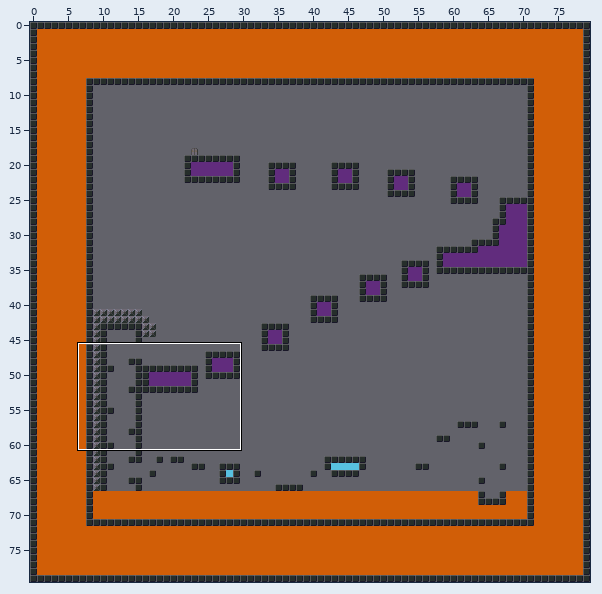
Two states of a Tiled map, level 2.tmx. The picture above shows the old version from afar; the outline marks the close-up.
Close-up. First the earlier version:
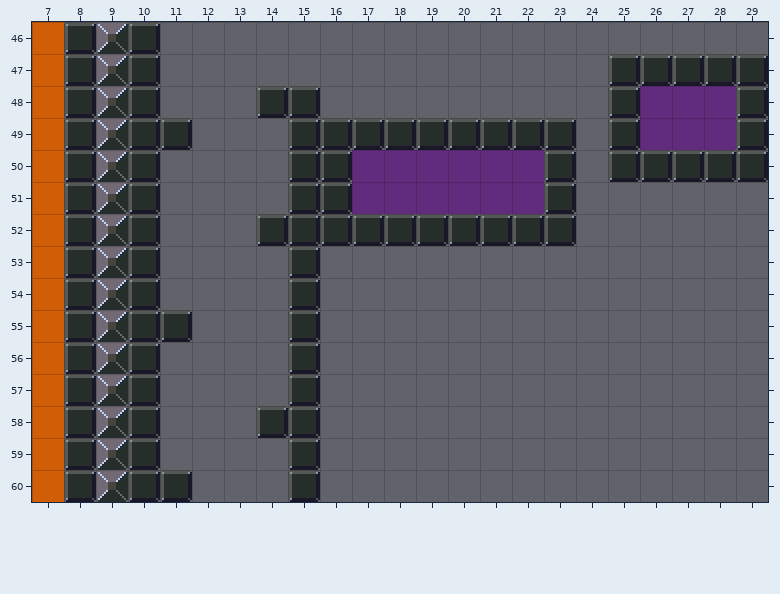
Cells are 16x16 px. Shown: x 7..29, y 46..60. The commit also changed other parts of the map, which this record leaves out.
Now the later version:
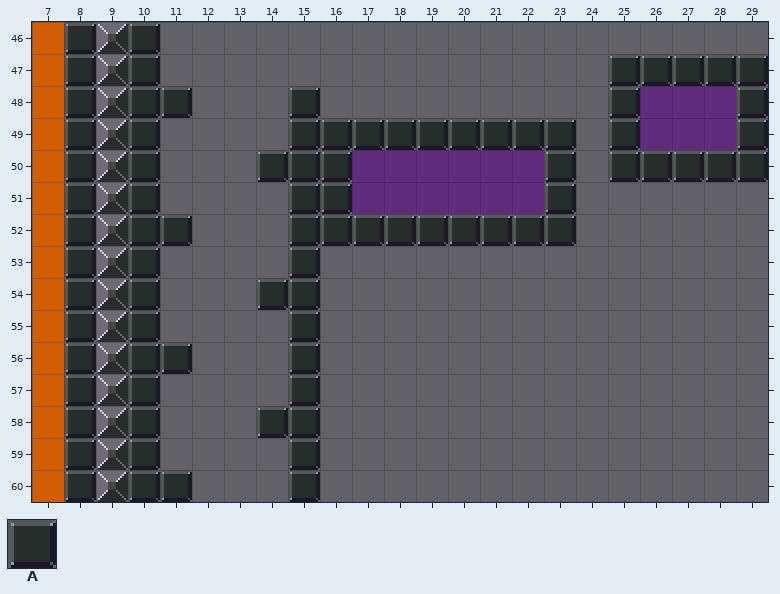
Key: from "sprites_6": A 32.
_ is an empty cell, . an unchanged one.
From old to new:
--- layer "Tile Layer 1"
@@ x 11..14 @@
-48 _..A
-49 A...
-50 ..._
+48 A.._
+49 _...
+50 ...A
@@ x 11..14 @@
-52 _..A
+52 A.._
@@ x 11..14 @@
-54 ..._
-55 A...
-56 _...
+54 ...A
+55 _...
+56 A...
Where, in picture pixels (left, top, right, bottom), the same in both close-ups:
changed: (160, 86, 192, 150)
removed: (256, 86, 288, 118)
added: (256, 150, 288, 182)
added: (160, 214, 192, 246)
removed: (256, 214, 288, 246)
added: (256, 278, 288, 310)
changed: (160, 310, 192, 374)
